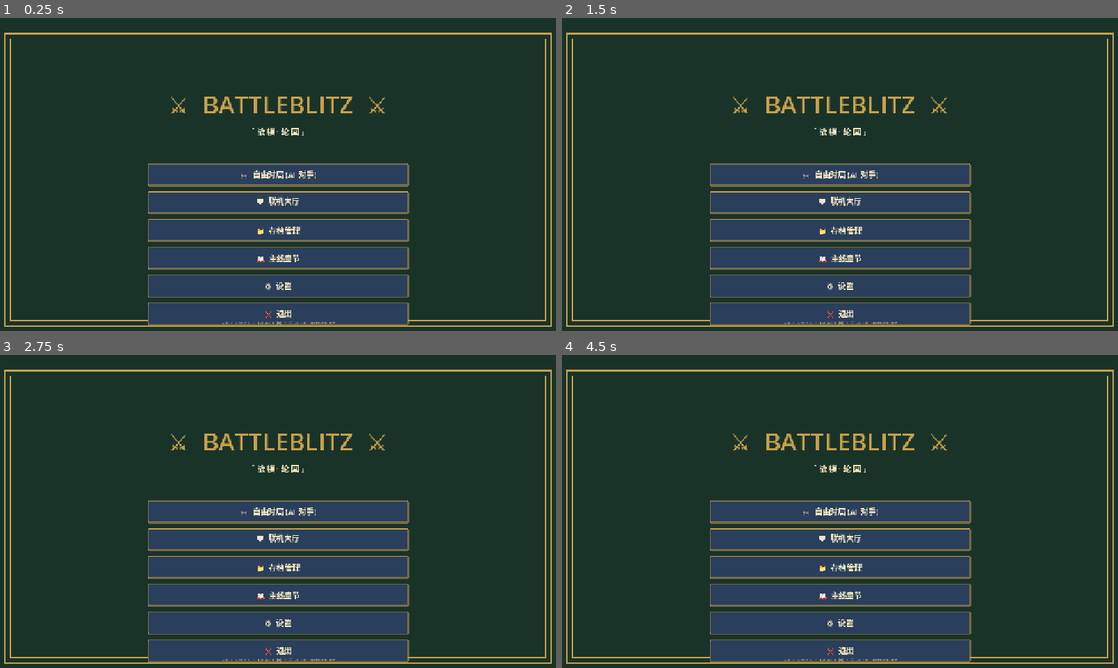
Above: before the commit, frames 1-4 (two rows, left to right).
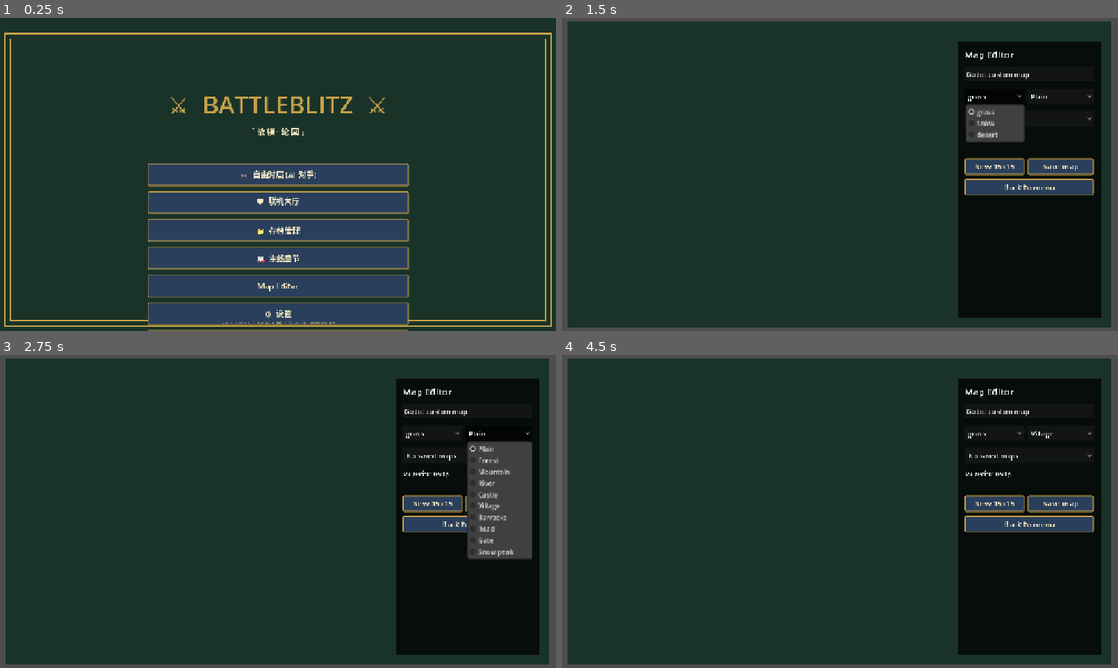
Above: after the commit, the same moments.

Repository: iris0heartmade/battleblitz
Game: Godot game, scene res://scenes/main.tscn
The game is run twice, just before and just after one commit, with the same random seed, the same clock (stepped at 60 frames per second) and the same inputs.
Inputs (mouse positions are in pixels of both pictures, inside the frame that each line leads up to):
- Up to frame 1 (0.25 s): no input
- Up to frame 2 (1.5 s): click (840, 287) at 0.5 s, where only the run after the commit has a clickable "Map Editor"; click (995, 96) at 1.25 s, where only the run after the commit has a clickable "grass"
- Up to frame 3 (2.75 s): click (500, 433) at 2 s, where only the run after the commit has a clickable "Plain"
- Up to frame 4 (4.5 s): click (1029, 455) at 2.75 s, where only the run after the commit has a clickable "No saved maps"; click (1062, 433) at 3.5 s, where only the run after the commit has a clickable "Forest"; click (1062, 505) at 4.25 s, where only the run after the commit has a clickable "Save map"

The runs differ from the first frame. In frame 1, 0.4% of the frame differs, in the area x 26-74%, y 84-100%; in frame 2, 49%; in frame 3, 49%; in frame 4, 49%, in the area x 0-100%, y 0-100%.

Commit message:
feat(godot-client): add map editor shell

Diff:
--- a/godot-client/scenes/main.tscn
+++ b/godot-client/scenes/main.tscn
@@ -129,6 +129,10 @@
 ; T:96 主线章节按钮
 [node name="MainlineButton" type="Button" parent="Menu/CenterContainer/ButtonCol"]
 text = "📖  主线章节"
+custom_minimum_size = Vector2(320, 52)
+
+[node name="EditorButton" type="Button" parent="Menu/CenterContainer/ButtonCol"]
+text = "Map Editor"
 custom_minimum_size = Vector2(320, 52)
 
 [node name="SettingsButton" type="Button" parent="Menu/CenterContainer/ButtonCol"]
@@ -219,6 +223,86 @@
 ; T:3 基础大厅(联机厅)— 显示房间玩家列表 + Start 按钮
 ; 简化版:不展开 team / spectator 完整编辑,只支持查看 + Start。
 ; ============================================================
+[node name="EditorView" type="Control" parent="."]
+visible = false
+anchor_right = 1.0
+anchor_bottom = 1.0
+
+[node name="EditorBoard" parent="EditorView" instance=ExtResource("2_board")]
+position = Vector2(24, 88)
+
+[node name="EditorPanel" type="ColorRect" parent="EditorView"]
+anchor_left = 1.0
+anchor_right = 1.0
+anchor_bottom = 1.0
+offset_left = -360.0
+offset_top = 48.0
+offset_right = -24.0
+offset_bottom = -24.0
+color = Color(0.02, 0.04, 0.03, 0.92)
+
+[node name="EditorTitle" type="Label" parent="EditorView/EditorPanel"]
+offset_left = 16.0
+offset_top = 16.0
+offset_right = 320.0
+offset_bottom = 44.0
+text = "Map Editor"
+theme_override_font_sizes/font_size = 22
+
+[node name="EditorMapNameInput" type="LineEdit" parent="EditorView/EditorPanel"]
+offset_left = 16.0
+offset_top = 60.0
+offset_right = 320.0
+offset_bottom = 96.0
+placeholder_text = "Map name"
+
+[node name="EditorBiomeOption" type="OptionButton" parent="EditorView/EditorPanel"]
+offset_left = 16.0
+offset_top = 112.0
+offset_right = 156.0
+offset_bottom = 148.0
+
+[node name="EditorTerrainOption" type="OptionButton" parent="EditorView/EditorPanel"]
+offset_left = 164.0
+offset_top = 112.0
+offset_right = 320.0
+offset_bottom = 148.0
+
+[node name="EditorMapSelectOption" type="OptionButton" parent="EditorView/EditorPanel"]
+offset_left = 16.0
+offset_top = 164.0
+offset_right = 320.0
+offset_bottom = 200.0
+
+[node name="EditorStatus" type="Label" parent="EditorView/EditorPanel"]
+offset_left = 16.0
+offset_top = 216.0
+offset_right = 320.0
+offset_bottom = 256.0
+text = "Ready"
+theme_override_font_sizes/font_size = 13
+
+[node name="EditorNewBtn" type="Button" parent="EditorView/EditorPanel"]
+offset_left = 16.0
+offset_top = 276.0
+offset_right = 156.0
+offset_bottom = 312.0
+text = "New 15x15"
+
+[node name="EditorSaveBtn" type="Button" parent="EditorView/EditorPanel"]
+offset_left = 164.0
+offset_top = 276.0
+offset_right = 320.0
+offset_bottom = 312.0
+text = "Save map"
+
+[node name="EditorBackBtn" type="Button" parent="EditorView/EditorPanel"]
+offset_left = 16.0
+offset_top = 324.0
+offset_right = 320.0
+offset_bottom = 360.0
+text = "Back to menu"
+
 [node name="Lobby" type="Control" parent="."]
 visible = false
 anchor_right = 1.0
--- a/godot-client/scripts/autoload/network_client.gd
+++ b/godot-client/scripts/autoload/network_client.gd
@@ -416,6 +416,22 @@
 	request("GET", "/games/presets", {}, callback)
 
 
+func list_editor_maps(callback: Callable = Callable()) -> void:
+	request("GET", "/editor/maps", {}, callback)
+
+
+func load_editor_map(map_id: String, callback: Callable = Callable()) -> void:
+	request("GET", "/editor/maps/%s" % map_id.uri_encode(), {}, callback)
+
+
+func save_editor_map(map_data: Dictionary, callback: Callable = Callable()) -> void:
+	request("POST", "/editor/maps", map_data, callback)
+
+
+func delete_editor_map(map_id: String, callback: Callable = Callable()) -> void:
+	request("DELETE", "/editor/maps/%s" % map_id.uri_encode(), {}, callback)
+
+
 func list_games(callback: Callable = Callable(), user_name: String = "") -> void:
 	var path := "/games"
 	if user_name != "":
--- a/godot-client/scripts/main.gd
+++ b/godot-client/scripts/main.gd
@@ -141,6 +141,7 @@
 # Main menu widgets (GBA 风 V2)
 @onready var menu_button: Button = $Menu/CenterContainer/ButtonCol/FreePlayButton
 @onready var mainline_button: Button = $Menu/CenterContainer/ButtonCol/MainlineButton
+@onready var editor_button: Button = $Menu/CenterContainer/ButtonCol/EditorButton
 
 # T:96 MainlineView
 @onready var mainline_view: Control = $MainlineView
@@ -174,6 +175,19 @@
 var _selected_save_id: int = 0
 
 # T:3 基础大厅视图
+@onready var editor_view: Control = $EditorView
+@onready var editor_board: Board = $EditorView/EditorBoard
+@onready var editor_map_name_input: LineEdit = $EditorView/EditorPanel/EditorMapNameInput
+@onready var editor_biome_option: OptionButton = $EditorView/EditorPanel/EditorBiomeOption
+@onready var editor_terrain_option: OptionButton = $EditorView/EditorPanel/EditorTerrainOption
+@onready var editor_map_select_option: OptionButton = $EditorView/EditorPanel/EditorMapSelectOption
+@onready var editor_status: Label = $EditorView/EditorPanel/EditorStatus
+@onready var editor_new_btn: Button = $EditorView/EditorPanel/EditorNewBtn
+@onready var editor_save_btn: Button = $EditorView/EditorPanel/EditorSaveBtn
+@onready var editor_back_btn: Button = $EditorView/EditorPanel/EditorBackBtn
+var _editor_map: Dictionary = {}
+var _editor_terrain_chars: Array[String] = ["P", "F", "M", "R", "C", "v", "b", "r", "g", "S"]
+
 @onready var lobby_view: Control = $Lobby
 @onready var lobby_status_label: Label = $Lobby/LobbyFrame/LobbyStatus
 @onready var lobby_list: RichTextLabel = $Lobby/LobbyFrame/LobbyList
@@ -250,6 +264,8 @@
 	menu_button.pressed.connect(_on_free_play_pressed)
 	mainline_button.pressed.connect(_on_mainline_pressed)
 	lobby_button.pressed.connect(_on_lobby_pressed)
+	if editor_button != null and is_instance_valid(editor_button):
+		editor_button.pressed.connect(_on_editor_pressed)
 	if saves_button != null and is_instance_valid(saves_button):
 		saves_button.pressed.connect(_on_saves_pressed)
 	# T:96 Mainline
@@ -296,6 +312,12 @@
 		save_refresh_btn.pressed.connect(_refresh_saves)
 	if save_back_btn != null and is_instance_valid(save_back_btn):
 		save_back_btn.pressed.connect(_on_save_back_pressed)
+	if editor_new_btn != null and is_instance_valid(editor_new_btn):
+		editor_new_btn.pressed.connect(_on_editor_new_pressed)
+	if editor_save_btn != null and is_instance_valid(editor_save_btn):
+		editor_save_btn.pressed.connect(_on_editor_save_pressed)
+	if editor_back_btn != null and is_instance_valid(editor_back_btn):
+		editor_back_btn.pressed.connect(_on_editor_back_pressed)
 	# T:5 主菜单 load 时尝试匹配存档
 	_check_resume_session()
 	# T:8 启动时应用上次的字号偏好
@@ -457,6 +479,7 @@
 	lobby_view.visible = (name == "lobby")
 	mainline_view.visible = (name == "mainline")
 	saves_view.visible = (name == "saves")
+	editor_view.visible = (name == "editor")
 
 
 func _on_free_play_pressed() -> void:
@@ -2119,10 +2142,11 @@
 	# 3) Connecting 框(深绿底)
 	connecting_frame.color = MenuTheme.C_BG_PANEL
 	# 4) 主菜单 + 游戏内按钮统一灌主题
-	for btn in [menu_button, lobby_button, saves_button, mainline_button, settings_button, exit_button,
+	for btn in [menu_button, lobby_button, saves_button, mainline_button, editor_button, settings_button, exit_button,
 				ml_back_btn, ml_abandon_btn, ml_apply_commander_btn,
 				reconnect_button, end_turn_button, war_report_button,
 				save_resume_btn, save_delete_btn, save_refresh_btn, save_back_btn,
+				editor_new_btn, editor_save_btn, editor_back_btn,
 				attack_confirm_btn, attack_cancel_btn]:
 		if btn != null and is_instance_valid(btn):
 			MenuTheme.apply_button_theme(btn, MenuTheme.FS_BTN)
@@ -2381,6 +2405,156 @@
 # 主菜单新增按钮 handler
 # ============================================================
 
+func _on_editor_pressed() -> void:
+	_entry_flow = "editor"
+	_show_view("editor")
+	_setup_editor_options()
+	if _editor_map.is_empty():
+		_editor_map = _build_blank_editor_map()
+	_render_editor_map()
+	if editor_status != null and is_instance_valid(editor_status):
+		editor_status.text = "Map editor ready."
+	NetworkClient.list_editor_maps(Callable(self, "_on_editor_maps_response"))
+
+
+func _setup_editor_options() -> void:
+	if editor_biome_option != null and is_instance_valid(editor_biome_option):
+		editor_biome_option.clear()
+		for biome in ["grass", "snow", "desert"]:
+			editor_biome_option.add_item(biome)
+		editor_biome_option.select(0)
+	if editor_terrain_option != null and is_instance_valid(editor_terrain_option):
+		editor_terrain_option.clear()
+		for terrain_char in _editor_terrain_chars:
+			editor_terrain_option.add_item(_editor_terrain_label(terrain_char))
+		editor_terrain_option.select(0)
+	if editor_map_name_input != null and is_instance_valid(editor_map_name_input):
+		if editor_map_name_input.text.strip_edges() == "":
+			editor_map_name_input.text = "Godot custom map"
+
+
+func _editor_terrain_label(terrain_char: String) -> String:
+	match terrain_char:
+		"P":
+			return "Plain"
+		"F":
+			return "Forest"
+		"M":
+			return "Mountain"
+		"R":
+			return "River"
+		"C":
+			return "Castle"
+		"v":
+			return "Village"
+		"b":
+			return "Barracks"
+		"r":
+			return "Road"
+		"g":
+			return "Gate"
+		"S":
+			return "Snow peak"
+		_:
+			return terrain_char
+
+
+func _selected_editor_biome() -> String:
+	if editor_biome_option == null or not is_instance_valid(editor_biome_option):
+		return "grass"
+	match editor_biome_option.selected:
+		1:
+			return "snow"
+		2:
+			return "desert"
+		_:
+			return "grass"
+
+
+func _build_blank_editor_map() -> Dictionary:
+	var rows: Array[String] = []
+	for _y in range(15):
+		rows.append("P".repeat(15))
+	var name := "Godot custom map"
+	if editor_map_name_input != null and is_instance_valid(editor_map_name_input):
+		var typed := editor_map_name_input.text.strip_edges()
+		if typed != "":
+			name = typed
+	return {
+		"name": name,
+		"size": {"width": 15, "height": 15},
+		"biome": _selected_editor_biome(),
+		"layout": rows,
+		"initial_units": [],
+	}
+
+
+func _render_editor_map() -> void:
+	if editor_board == null or not is_instance_valid(editor_board):
+		return
+	if _editor_map.is_empty():
+		return
+	editor_board.load_map(_editor_map)
+
+
+func _on_editor_new_pressed() -> void:
+	_editor_map = _build_blank_editor_map()
+	_render_editor_map()
+	if editor_status != null and is_instance_valid(editor_status):
+		editor_status.text = "New 15x15 map."
+
+
+func _on_editor_save_pressed() -> void:
+	if _editor_map.is_empty():
+		_editor_map = _build_blank_editor_map()
+	var name := str(_editor_map.get("name", "Godot custom map"))
+	if editor_map_name_input != null and is_instance_valid(editor_map_name_input):
+		var typed := editor_map_name_input.text.strip_edges()
+		if typed != "":
+			name = typed
+	_editor_map["name"] = name
+	_editor_map["biome"] = _selected_editor_biome()
+	if editor_status != null and is_instance_valid(editor_status):
+		editor_status.text = "Saving map..."
+	NetworkClient.save_editor_map(_editor_map, Callable(self, "_on_editor_save_response"))
+
+
+func _on_editor_back_pressed() -> void:
+	_show_view("menu")
+
+
+func _on_editor_maps_response(body: Variant, code: int = 0) -> void:
+	if editor_map_select_option == null or not is_instance_valid(editor_map_select_option):
+		return
+	editor_map_select_option.clear()
+	if code < 200 or code >= 300 or not (body is Array):
+		editor_map_select_option.add_item("No saved maps")
+		return
+	var maps: Array = body
+	if maps.is_empty():
+		editor_map_select_option.add_item("No saved maps")
+		return
+	for item in maps:
+		if not item is Dictionary:
+			continue
+		var map_id := str(item.get("id", ""))
+		var name := str(item.get("name", map_id))
+		if map_id != "":
+			editor_map_select_option.add_item("%s (%s)" % [name, map_id])
+
+
+func _on_editor_save_response(body: Variant, code: int = 0) -> void:
+	if code >= 200 and code < 300 and body is Dictionary:
+		_editor_map = body
+		_render_editor_map()
+		if editor_status != null and is_instance_valid(editor_status):
+			editor_status.text = "Saved: %s" % str(body.get("id", "custom map"))
+		NetworkClient.list_editor_maps(Callable(self, "_on_editor_maps_response"))
+		return
+	if editor_status != null and is_instance_valid(editor_status):
+		editor_status.text = "Save failed"
+
+
 func _on_lobby_pressed() -> void:
 	_entry_flow = "lobby"
 	_show_view("lobby")
--- a/godot-client/tools/smoke_test.gd
+++ b/godot-client/tools/smoke_test.gd
@@ -119,6 +119,18 @@
 		"lobby hub should expose AI removal")
 	_assert_true("Menu has SavesButton", main_check.get_node_or_null("Menu/CenterContainer/ButtonCol/SavesButton") != null,
 		"main menu should expose save management")
+	_assert_true("Menu has EditorButton", main_check.get_node_or_null("Menu/CenterContainer/ButtonCol/EditorButton") != null,
+		"main menu should expose the map editor")
+	_assert_true("EditorView exists", main_check.get_node_or_null("EditorView") != null,
+		"map editor should have a dedicated Godot view")
+	_assert_true("EditorView has EditorBoard", main_check.get_node_or_null("EditorView/EditorBoard") != null,
+		"map editor should reuse the board renderer for preview/editing")
+	_assert_true("EditorView has EditorMapNameInput", main_check.get_node_or_null("EditorView/EditorPanel/EditorMapNameInput") != null,
+		"map editor should expose a map name input")
+	_assert_true("EditorView has EditorTerrainOption", main_check.get_node_or_null("EditorView/EditorPanel/EditorTerrainOption") != null,
+		"map editor should expose a terrain brush selector")
+	_assert_true("EditorView has EditorSaveBtn", main_check.get_node_or_null("EditorView/EditorPanel/EditorSaveBtn") != null,
+		"map editor should expose a save action")
 	_assert_true("SavesView has SaveSelectOption", main_check.get_node_or_null("SavesView/SaveFrame/SaveSelectOption") != null,
 		"save management should expose selectable saves")
 	_assert_true("SavesView has SaveDeleteBtn", main_check.get_node_or_null("SavesView/SaveFrame/SaveDeleteBtn") != null,
@@ -203,6 +215,14 @@
 		"NetworkClient should expose GET /players/me/commanders")
 	_assert_true("NetworkClient select_mainline_commander method", NetworkClient.has_method("select_mainline_commander"),
 		"NetworkClient should expose POST /mainlines/{id}/select-commander")
+	_assert_true("NetworkClient list_editor_maps method", NetworkClient.has_method("list_editor_maps"),
+		"NetworkClient should expose GET /editor/maps")
+	_assert_true("NetworkClient load_editor_map method", NetworkClient.has_method("load_editor_map"),
+		"NetworkClient should expose GET /editor/maps/{map_id}")
+	_assert_true("NetworkClient save_editor_map method", NetworkClient.has_method("save_editor_map"),
+		"NetworkClient should expose POST /editor/maps")
+	_assert_true("NetworkClient delete_editor_map method", NetworkClient.has_method("delete_editor_map"),
+		"NetworkClient should expose DELETE /editor/maps/{map_id}")
 	_assert_true("UserSettings autoload", UserSettings != null,
 		"UserSettings autoload not registered")
 
@@ -324,6 +344,13 @@
 	var lobby_bgm_option: OptionButton = main_check.get_node("Lobby/LobbyFrame/LobbyBgmOption")
 	_assert_gte("Lobby BGM selector lists tracks", lobby_bgm_option.item_count, 2,
 		"BGM selector should include none plus backend tracks")
+	main_check.call("_on_editor_pressed")
+	var editor_view: Control = main_check.get_node("EditorView")
+	_assert_true("Editor button switches to editor view", editor_view.visible,
+		"pressing the editor button should show the map editor")
+	var editor_terrain_option: OptionButton = main_check.get_node("EditorView/EditorPanel/EditorTerrainOption")
+	_assert_gte("Editor terrain selector lists brushes", editor_terrain_option.item_count, 5,
+		"terrain selector should expose the initial paint brushes")
 
 	main_check.set("_user_name", "Alice")
 	main_check.call("_on_mainline_start_response", {
Not shown, changed: docs/superpowers/specs/2026-07-16-godot-client-parity-audit.md
Not shown, changed: game/app/routes/editor.py
Not shown, changed: game/tests/test_castle_unit_placement.py
